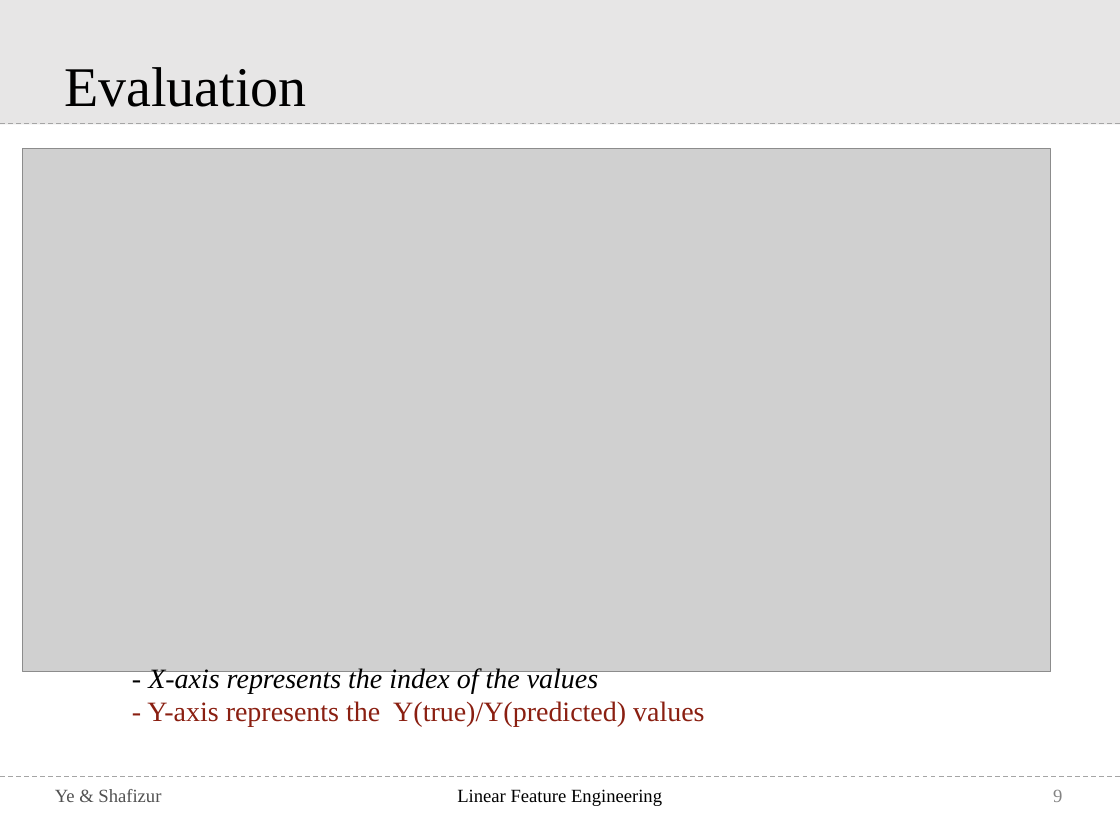
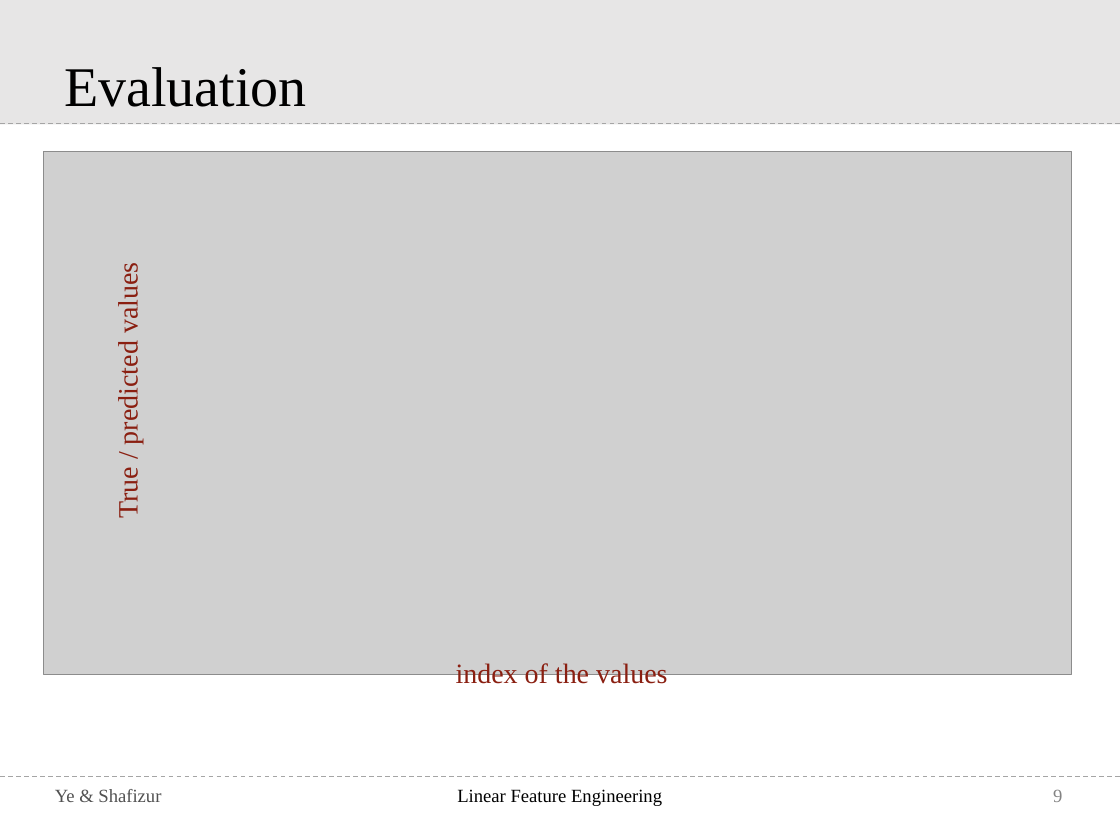
Before and after one commit to ZhengYeah/RIT-CISC820-QuantitativeFoundations, a slide deck: slide 9 of Project 1/Ye_Shafizur_Project_1.pptx. Drawn at 1120x840 pixels with LibreOffice and Linux fonts; fonts in the diff are those of the drawing; grey boxes stand for pictures. Boxes give left, top, right and bottom in pixels: in the first picture for what was removed or moved away, otherwise in the second. Text is boxed around its words. In the diff, an @@ line names an element or a change of style, - is before the commit and + after.

```diff
--- a/Project 1/Ye_Shafizur_Project_1.pptx
+++ b/Project 1/Ye_Shafizur_Project_1.pptx
@@ picture: place and size @@
-picture at (22, 149, 1051, 672)
+picture at (44, 151, 1072, 674)
@@ text added at (113, 269, 144, 518), 18 pt, text #8A1F11 @@
+True / predicted values
@@ text at (456, 663, 667, 689): text changed @@
-- X-axis represents the index of the values
-- Y-axis represents the Y(true)/Y(predicted) values
+index of the values
```
Also in this commit, not shown: 1 other slide changed, 1 slide removed, 50 other files.
